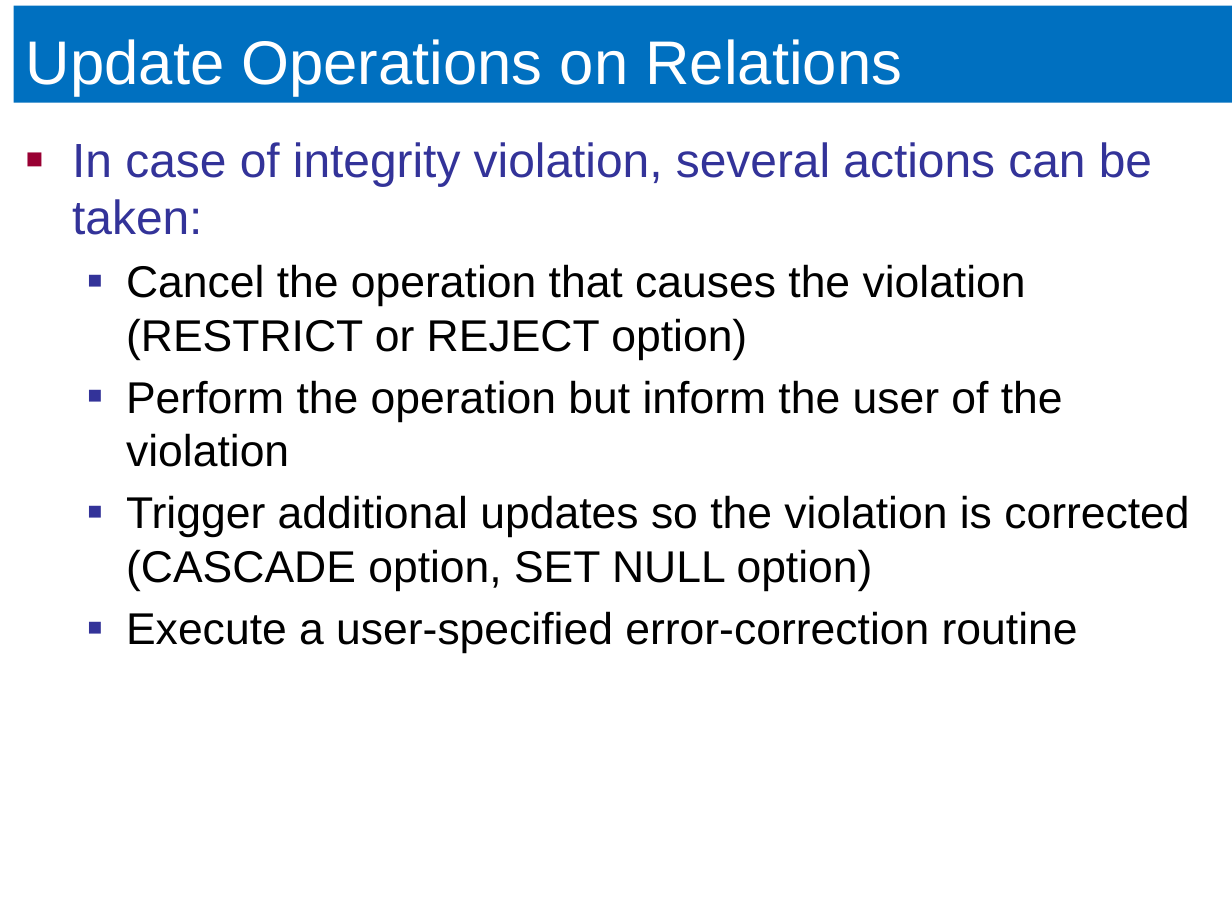
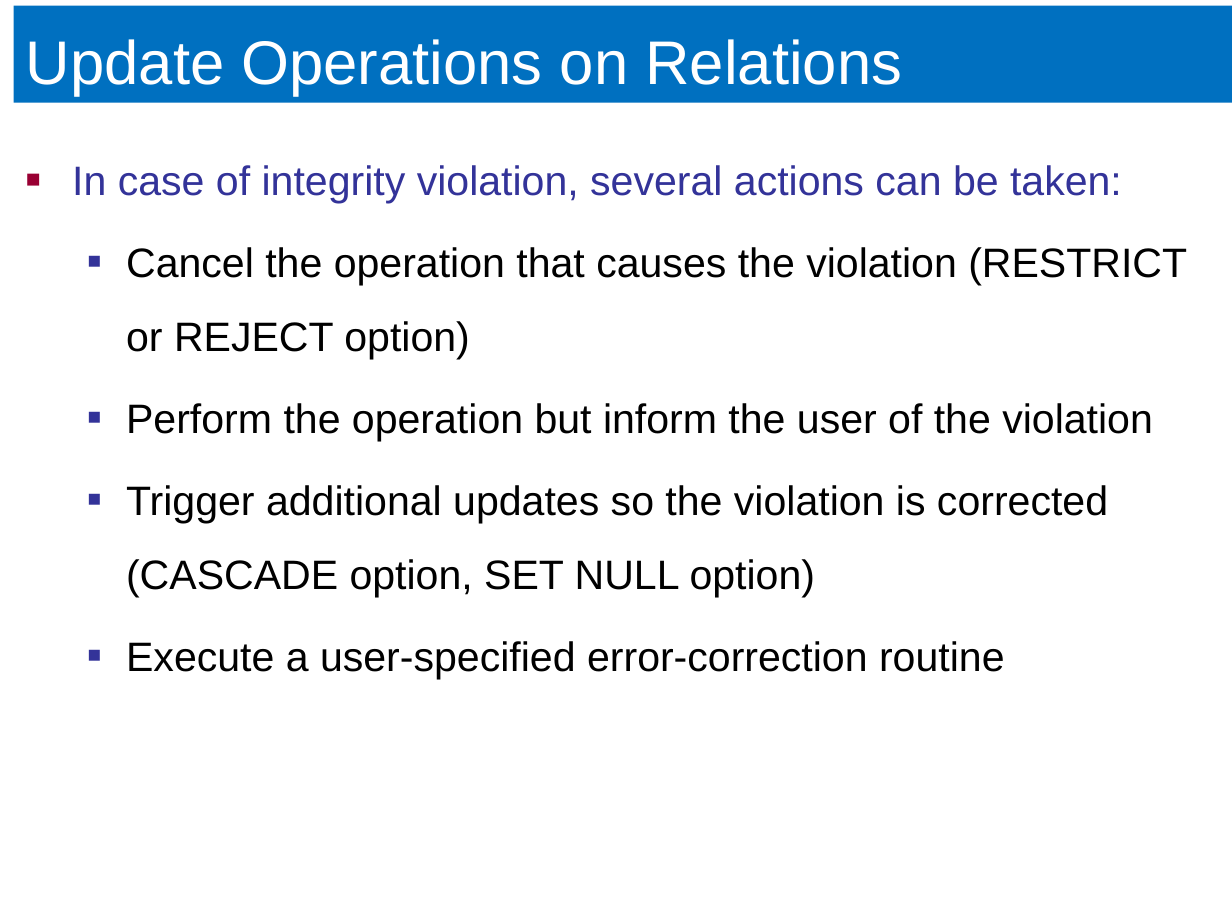
Before and after one commit to ECEG4191/Lecture-Slides, a slide deck: slide 55 of 2. Relational Model.pptx (slide 59 before the commit). Drawn at 1232x924 pixels with LibreOffice and Linux fonts; fonts in the diff are those of the drawing. Boxes give left, top, right and bottom in pixels: in the first picture for what was removed or moved away, otherwise in the second. Text is boxed around its words. In the diff, an @@ line names an element or a change of style, - is before the commit and + after.

```diff
--- a/2. Relational Model.pptx
+++ b/2. Relational Model.pptx
@@ text "In case of integrity violation, ..." at [72, 165, 1187, 679]: size 28 to 24 pt in "In case of integrity violation, several actions ..."; size 26 to 24 pt in "Cancel the operation that causes the violation ...", "Perform the operation but inform the user ...", "Trigger additional updates so the violation is ...", "Execute a user-specified error-correction routine"; line spacing 1 to 1.5 @@
```
Also in this commit, not shown: 13 other slides changed, 4 slides removed, 1 other file.
